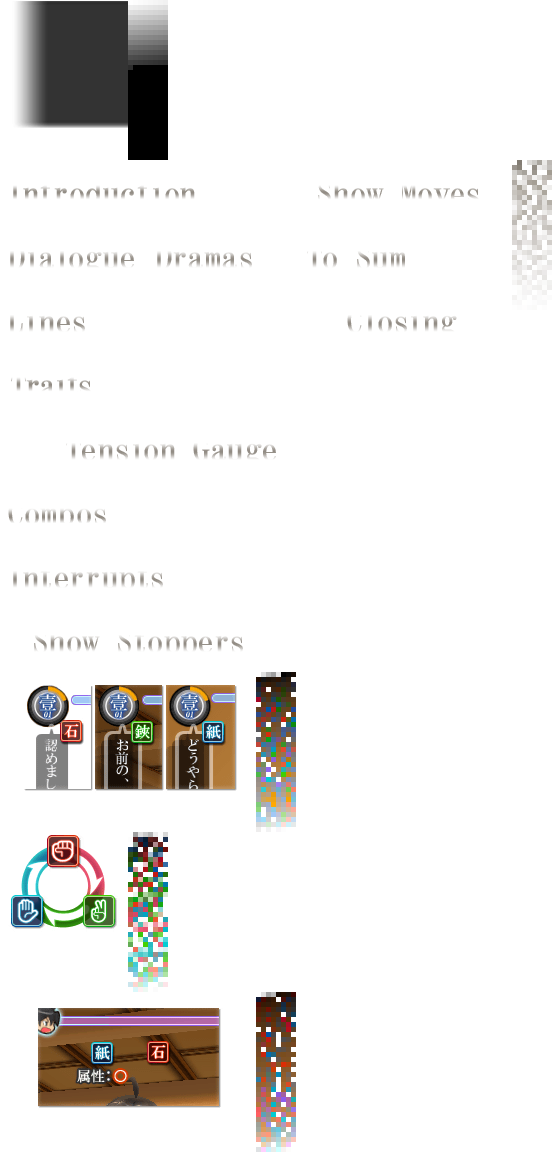
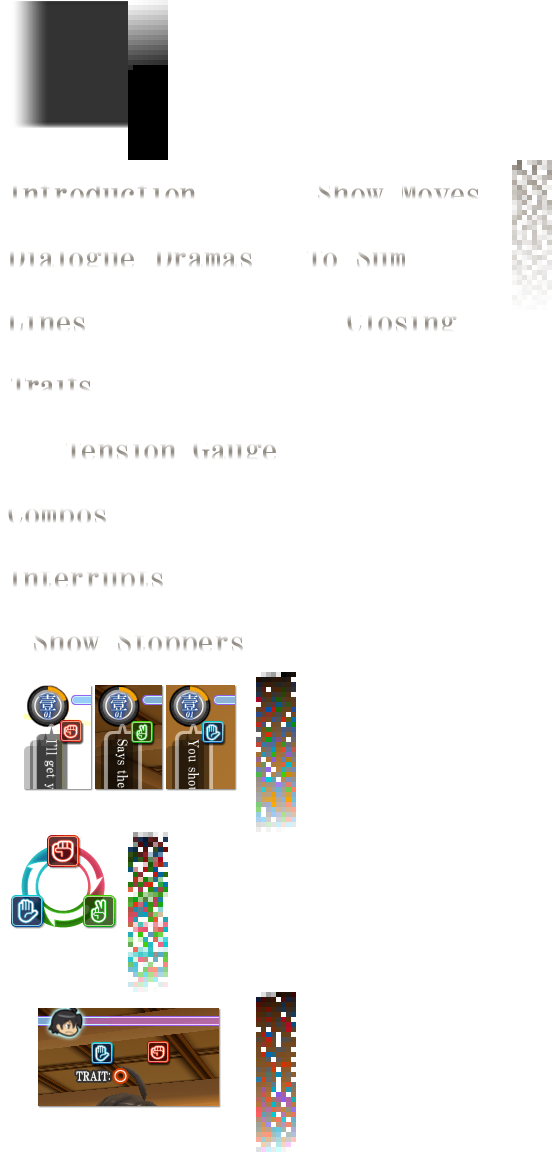
Layered file, before and after one edit (552px x 1152px). Changes by layer:
added layer "Layer 7" above "Layer 11" over [166, 685, 235, 789]
added layer "Layer 11" above "Layer 9" over [38, 1008, 219, 1106]
added layer "Layer 9" above "Layer 8" over [24, 689, 91, 789]
added layer "Layer 8" above "Layer 0" over [95, 685, 175, 789]
